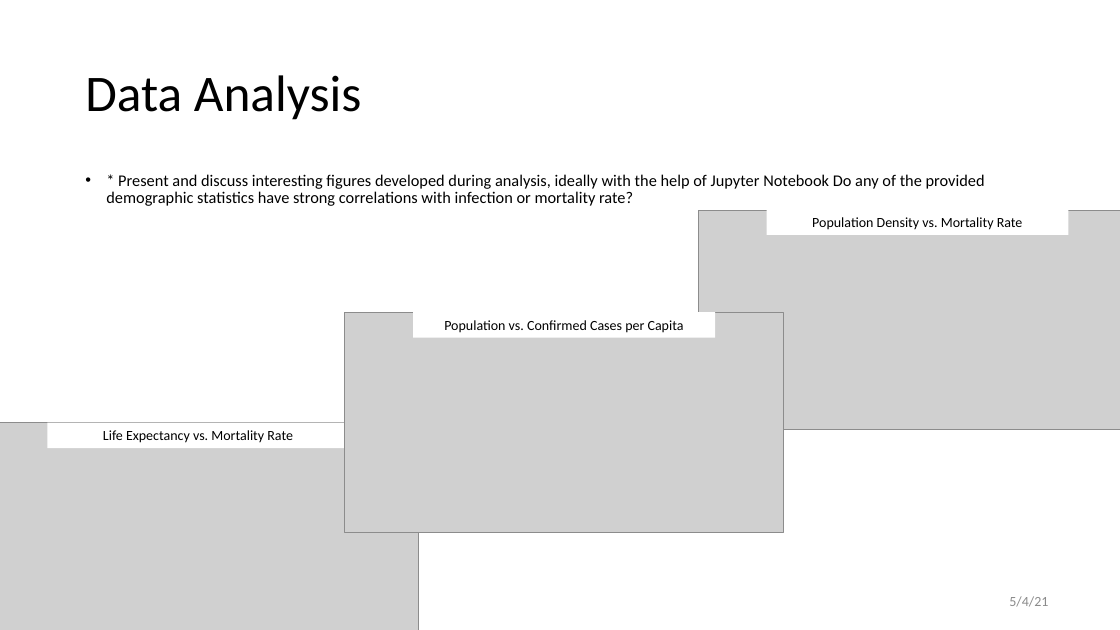
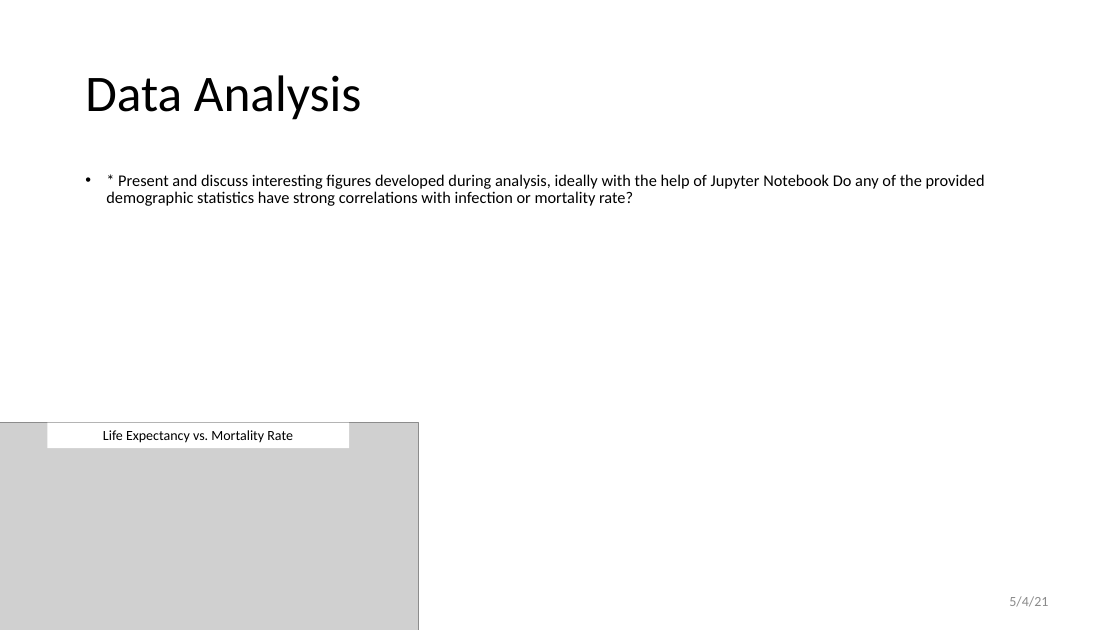
Before and after one commit to grantbot/Project-1, a slide deck: slide 8 of Presentation.pptx (slide 7 before the commit). Drawn at 1120x630 pixels with LibreOffice and Linux fonts; fonts in the diff are those of the drawing; grey boxes stand for pictures; background and template pictures are left out. Boxes give left, top, right and bottom in pixels: in the first picture for what was removed or moved away, otherwise in the second. Text is boxed around its words. In the diff, an @@ line names an element or a change of style, - is before the commit and + after.

```diff
--- a/Presentation.pptx
+++ b/Presentation.pptx
@@ rectangle removed at bbox=[767, 209, 1069, 234] @@
-Population Density vs. Mortality Rate
@@ picture removed at bbox=[698, 211, 1120, 430] @@
@@ picture removed at bbox=[344, 313, 783, 532] @@
@@ rectangle removed at bbox=[413, 313, 715, 338] @@
-Population vs. Confirmed Cases per Capita
```
Also in this commit, not shown: 5 other slides changed, 3 slides added.
